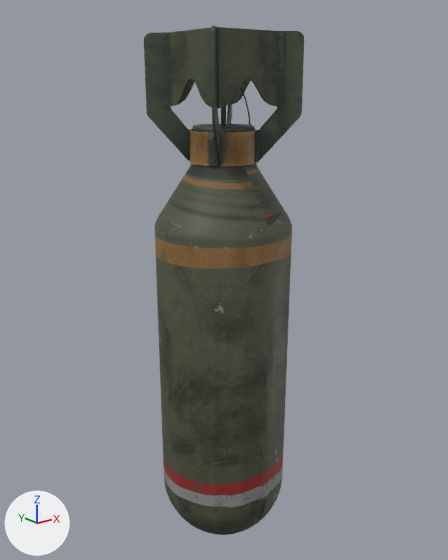
What one commit did to the OBJ model data/models/Artillery.obj.
Camera for both pictures: a 50 mm camera at (-3.79, -4.58, 4.66) aimed at (-0.06, 0.08, 2.79). Lighting does not change. The marker at lower left points along +X, +Y and +Z. Where no turn or scale is listed for an object, it has been applied to the vertices. Vertices at the same position are counted once.

The first picture shows 'Artillery.002'.
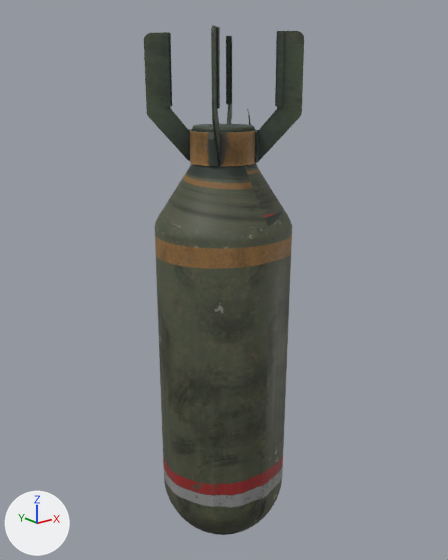
What the commit changed:
me_artillery_002 is used by ob_artillery_002; location (0.0, 0.0, 0.0).
me_artillery_002 had 11367 vertices, 21490 faces and spanned x -0.79..0.61, y -0.66..0.65, z -0.09..5.11.
me_artillery_002 now has 6006 vertices, 11254 faces, 211 loose edges and spans x -0.79..0.61, y -0.66..0.65, z -0.09..5.11.
me_artillery_002 part 1: 65 vertices moved within x -0.4..0.13, y -0.28..0.26, z 4.02..4.23; 1935 vertices removed from x -0.5..0.22, y -0.37..0.35, z 4.01..4.83.

What differs and where, as boxes [x1, y1, x2, y2] in the pictures (448 x 560 px):
part 1 of me_artillery_002, cut back: before [168, 27, 278, 162]
